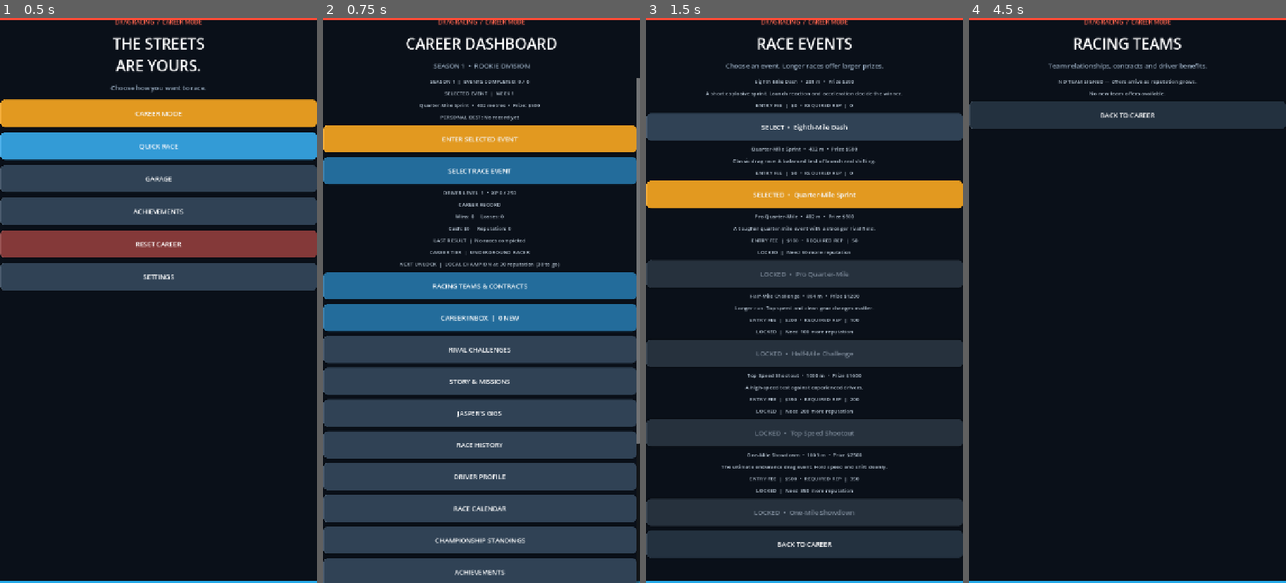
Above: before the commit, frames 1-4 (left to right).
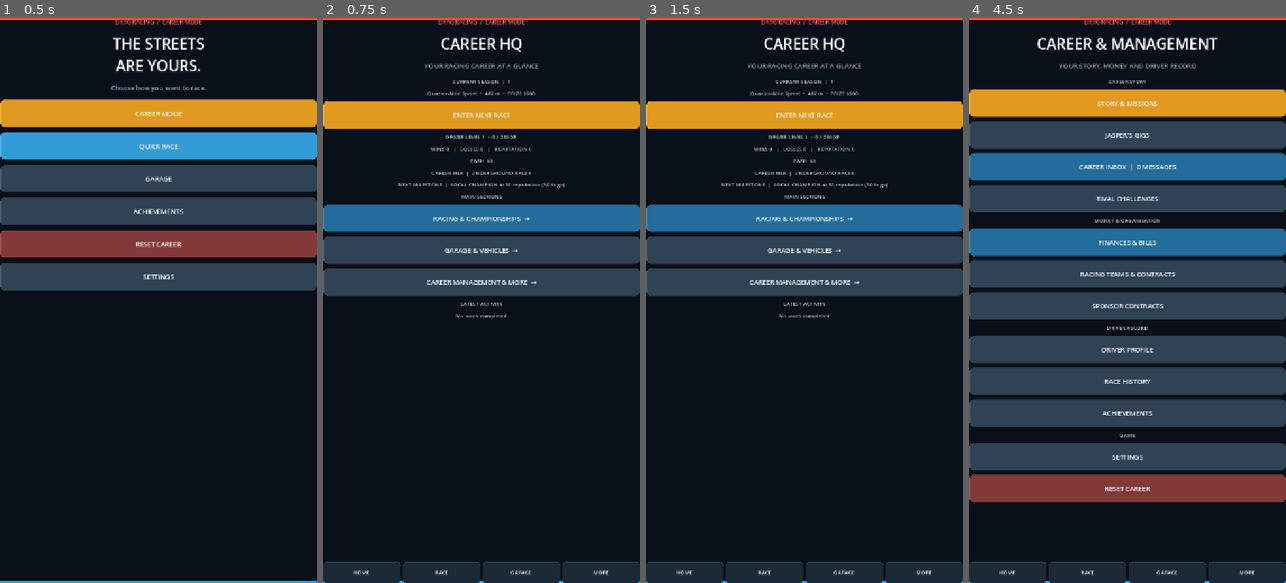
Above: after the commit, the same moments.

Repository: gleeshyyy/-Drag-Racing-Career
Game: Godot game, scene res://main.tscn
The game is run twice, just before and just after one commit, with the same random seed, the same clock (stepped at 60 frames per second) and the same inputs.
Inputs (mouse positions are in pixels of both pictures, inside the frame that each line leads up to):
- Up to frame 1 (0.5 s): no input
- Up to frame 2 (0.75 s): click "CAREER MODE" at 0.5 s
- Up to frame 3 (1.5 s): click (801, 170) at 1.25 s, where only the run before the commit has a clickable "SELECT RACE EVENT"
- Up to frame 4 (4.5 s): click (1127, 215) at 2 s, where only the run after the commit has a clickable "RACING & CHAMPIONSHIPS →"; click (1127, 102) at 2.75 s, where only the run after the commit has a clickable "CAREER RACE EVENTS"; click "BACK TO CAREER" at 3.5 s; click (1127, 283) at 4.25 s, where only the run after the commit has a clickable "CAREER MANAGEMENT & MORE →"

Frame 1 is identical in both runs. In frame 2, 73% of the frame differs, in the area x 0-100%, y 3-100%; in frame 3, 49%; in frame 4, 63%.

Commit message:
Redesign career navigation into clear mobile hubs

Diff:
--- a/main.gd
+++ b/main.gd
@@ -226,6 +226,7 @@
 var race_panel: VBoxContainer
 var menu_panel: VBoxContainer
 var section_panel: VBoxContainer
+var nav_panel: HBoxContainer
 var track_visual: DragTrack
 var track_title_label: Label
 
@@ -361,6 +362,23 @@
 	section_panel.add_theme_constant_override("separation", 10)
 	section_scroll.add_child(section_panel)
 	section_panel.hide()
+	nav_panel = HBoxContainer.new()
+	nav_panel.name = "BottomNavigation"
+	nav_panel.add_theme_constant_override("separation", 6)
+	nav_panel.size_flags_horizontal = Control.SIZE_EXPAND_FILL
+	root.add_child(nav_panel)
+	var home_nav := _make_nav_button("HOME", _show_career_dashboard)
+	nav_panel.add_child(home_nav)
+	var race_nav := _make_nav_button("RACE", _show_racing_hub)
+	nav_panel.add_child(race_nav)
+	var garage_nav := _make_nav_button("GARAGE", func():
+		garage_return_to_career = true
+		_show_garage()
+	)
+	nav_panel.add_child(garage_nav)
+	var more_nav := _make_nav_button("MORE", _show_more_hub)
+	nav_panel.add_child(more_nav)
+	nav_panel.hide()
 	race_panel = VBoxContainer.new()
 	race_panel.add_theme_constant_override("separation", 10)
 	root.add_child(race_panel)
@@ -451,6 +469,7 @@
 	race_active = false
 	race_panel.hide()
 	section_panel.hide()
+	nav_panel.hide()
 	menu_panel.show()
 	title_label.text = "THE STREETS\nARE YOURS."
 	status_label.text = "Choose how you want to race."
@@ -515,139 +534,166 @@
 	menu_panel.hide()
 	race_panel.hide()
 	section_panel.show()
-	title_label.text = "CAREER DASHBOARD"
-	status_label.text = "SEASON 1  •  ROOKIE DIVISION"
+	title_label.text = "CAREER HQ"
+	status_label.text = "YOUR RACING CAREER AT A GLANCE"
 	_clear_section()
+	_refresh_team_offers()
 	var event: Dictionary = _get_selected_event()
-	_add_section_label("SEASON %d  |  EVENTS COMPLETED: %d / %d" % [season_number, season_events_completed.size(), _event_catalog().size()])
-	_add_section_label("SELECTED EVENT  |  WEEK 1")
-	_add_section_label("%s  •  %d metres  •  Prize: $%s" % [race_event_name, int(event["distance"]), str(event["reward"])])
-	var best_time := float(personal_bests.get(selected_event_id, 0.0))
-	if best_time > 0.0:
-		_add_section_label("PERSONAL BEST: %.2f seconds" % best_time)
-	else:
-		_add_section_label("PERSONAL BEST: No record yet")
-	var event_button := _make_button("ENTER SELECTED EVENT", Color("#f5a623"))
-	event_button.pressed.connect(func():
+	_add_section_label("CURRENT SEASON  |  %d" % season_number)
+	_add_section_label("%s  •  %d m  •  PRIZE $%s" % [race_event_name, int(event["distance"]), str(event["reward"])])
+	var race_button := _make_button("ENTER NEXT RACE", Color("#f5a623"))
+	race_button.pressed.connect(func():
 		career_race = true
 		_start_race()
 	)
+	section_panel.add_child(race_button)
+	_add_section_label("DRIVER LEVEL %d  •  %d / 250 XP" % [_driver_level(), career_xp % 250])
+	_add_section_label("WINS %d   |   LOSSES %d   |   REPUTATION %d" % [career_wins, career_losses, career_reputation])
+	_add_section_label("CASH  $%s" % str(career_cash))
+	_add_section_label("CAREER TIER  |  %s" % _career_tier_name())
+	_add_section_label("NEXT MILESTONE  |  %s" % _next_career_tier_text())
+	_add_section_label("MAIN SECTIONS")
+	var race_hub_button := _make_button("RACING & CHAMPIONSHIPS  →", Color("#2675a8"))
+	race_hub_button.pressed.connect(_show_racing_hub)
+	section_panel.add_child(race_hub_button)
+	var garage_hub_button := _make_button("GARAGE & VEHICLES  →", Color("#34485d"))
+	garage_hub_button.pressed.connect(func():
+		garage_return_to_career = true
+		_show_garage()
+	)
+	section_panel.add_child(garage_hub_button)
+	var more_hub_button := _make_button("CAREER MANAGEMENT & MORE  →", Color("#34485d"))
+	more_hub_button.pressed.connect(_show_more_hub)
+	section_panel.add_child(more_hub_button)
+	_add_section_label("LATEST ACTIVITY")
+	_add_section_label(last_result)
+	if career_inbox.size() > 0:
+		_add_section_label("INBOX  |  %d message(s) waiting" % career_inbox.size())
+	if last_career_notification != "":
+		_add_section_label(last_career_notification)
+
+func _show_racing_hub() -> void:
+	menu_panel.hide()
+	race_panel.hide()
+	section_panel.show()
+	title_label.text = "RACE CONTROL"
+	status_label.text = "EVENTS, CHAMPIONSHIPS AND COMPETITION"
+	_clear_section()
+	_add_section_label("START RACING")
+	var event_button := _make_button("CAREER RACE EVENTS", Color("#f5a623"))
+	event_button.pressed.connect(_show_event_selection)
 	section_panel.add_child(event_button)
-	var choose_event_button := _make_button("SELECT RACE EVENT", Color("#2675a8"))
-	choose_event_button.add_theme_color_override("font_color", Color.WHITE)
-	choose_event_button.pressed.connect(_show_event_selection)
-	section_panel.add_child(choose_event_button)
-	_refresh_team_offers()
-	_add_section_label("DRIVER LEVEL  %d  •  XP %d / %d" % [_driver_level(), career_xp % 250, 250])
-	_add_section_label("CAREER RECORD")
-	_add_section_label("Wins: %d     Losses: %d" % [career_wins, career_losses])
-	_add_section_label("Cash: $%s     Reputation: %d" % [str(career_cash), career_reputation])
-	_add_section_label("LAST RESULT  |  " + last_result)
-	_add_section_label("CAREER TIER  |  %s" % _career_tier_name())
-	_add_section_label("NEXT UNLOCK  |  %s" % _next_career_tier_text())
+	var quick_button := _make_button("QUICK RACE  |  AI MATCHMAKING", Color("#2675a8"))
+	quick_button.pressed.connect(_show_quick_matchmaking)
+	section_panel.add_child(quick_button)
+	_add_section_label("CHAMPIONSHIPS & RESULTS")
+	var standings_button := _make_button("ROOKIE CHAMPIONSHIP STANDINGS", Color("#34485d"))
+	standings_button.pressed.connect(_show_standings)
+	section_panel.add_child(standings_button)
+	var calendar_button := _make_button("RACE CALENDAR", Color("#34485d"))
+	calendar_button.pressed.connect(_show_calendar)
+	section_panel.add_child(calendar_button)
+	var season_button := _make_button("SEASON STANDINGS", Color("#34485d"))
+	season_button.pressed.connect(_show_season_standings)
+	section_panel.add_child(season_button)
+	var rivals_button := _make_button("RIVALS & DRIVER RECORDS", Color("#34485d"))
+	rivals_button.pressed.connect(_show_rivals)
+	section_panel.add_child(rivals_button)
+	var challenge_button := _make_button("RIVAL CHALLENGES", Color("#34485d"))
+	challenge_button.pressed.connect(_show_rival_challenges)
+	section_panel.add_child(challenge_button)
 	if professional_license:
-		var pro_circuit_button := _make_button("PROFESSIONAL CIRCUIT", Color("#c17a28"))
-		pro_circuit_button.pressed.connect(_show_professional_circuit)
-		section_panel.add_child(pro_circuit_button)
-		var pro_standings_button := _make_button("PROFESSIONAL STANDINGS", Color("#34485d"))
-		pro_standings_button.add_theme_color_override("font_color", Color.WHITE)
-		pro_standings_button.pressed.connect(_show_professional_standings)
-		section_panel.add_child(pro_standings_button)
-		var team_standings_button := _make_button("TEAM CHAMPIONSHIP", Color("#34485d"))
-		team_standings_button.add_theme_color_override("font_color", Color.WHITE)
-		team_standings_button.pressed.connect(_show_professional_team_standings)
-		section_panel.add_child(team_standings_button)
+		_add_section_label("PROFESSIONAL DIVISION")
+		var pro_button := _make_button("PROFESSIONAL CIRCUIT", Color("#c17a28"))
+		pro_button.pressed.connect(_show_professional_circuit)
+		section_panel.add_child(pro_button)
+		var pro_standings := _make_button("PROFESSIONAL STANDINGS", Color("#34485d"))
+		pro_standings.pressed.connect(_show_professional_standings)
+		section_panel.add_child(pro_standings)
+		var pro_team := _make_button("PRO TEAM CHAMPIONSHIP", Color("#34485d"))
+		pro_team.pressed.connect(_show_professional_team_standings)
+		section_panel.add_child(pro_team)
+	if national_pathway_unlocked:
+		_add_section_label("NATIONAL DIVISION")
+		var national_button := _make_button("NATIONAL CHAMPIONSHIP", Color("#c17a28"))
+		national_button.pressed.connect(_show_national_championship)
+		section_panel.add_child(national_button)
+		var national_standings := _make_button("NATIONAL STANDINGS", Color("#34485d"))
+		national_standings.pressed.connect(_show_national_standings)
+		section_panel.add_child(national_standings)
+		var national_team := _make_button("NATIONAL TEAM CHAMPIONSHIP", Color("#34485d"))
+		national_team.pressed.connect(_show_national_team_standings)
+		section_panel.add_child(national_team)
 	if international_pathway_unlocked:
+		_add_section_label("INTERNATIONAL DIVISION")
 		var international_button := _make_button("INTERNATIONAL CHAMPIONSHIP", Color("#c17a28"))
 		international_button.pressed.connect(_show_international_championship)
 		section_panel.add_child(international_button)
+		var international_standings := _make_button("INTERNATIONAL STANDINGS", Color("#34485d"))
+		international_standings.pressed.connect(_show_international_standings)
+		section_panel.add_child(international_standings)
+		var international_team := _make_button("WORLD TEAM CHAMPIONSHIP", Color("#34485d"))
+		international_team.pressed.connect(_show_international_team_standings)
+		section_panel.add_child(international_team)
 	if superstar_pathway_unlocked:
+		_add_section_label("GLOBAL LEGENDS")
 		var superstar_button := _make_button("SUPERSTAR CHAMPIONSHIP", Color("#d6a52d"))
 		superstar_button.pressed.connect(_show_superstar_championship)
 		section_panel.add_child(superstar_button)
+		var superstar_standings := _make_button("LEGENDS STANDINGS", Color("#34485d"))
+		superstar_standings.pressed.connect(_show_superstar_standings)
+		section_panel.add_child(superstar_standings)
 		var hall_button := _make_button("GLOBAL HALL OF FAME", Color("#34485d"))
-		hall_button.add_theme_color_override("font_color", Color.WHITE)
 		hall_button.pressed.connect(_show_global_hall_of_fame)
 		section_panel.add_child(hall_button)
-	if national_pathway_unlocked:
-		var national_button := _make_button("NATIONAL CHAMPIONSHIP", Color("#c17a28"))
-		national_button.pressed.connect(_show_national_championship)
-		section_panel.add_child(national_button)
-		var national_standings_button := _make_button("NATIONAL STANDINGS", Color("#34485d"))
-		national_standings_button.add_theme_color_override("font_color", Color.WHITE)
-		national_standings_button.pressed.connect(_show_national_standings)
-		section_panel.add_child(national_standings_button)
-		var national_teams_button := _make_button("NATIONAL TEAM CHAMPIONSHIP", Color("#34485d"))
-		national_teams_button.add_theme_color_override("font_color", Color.WHITE)
-		national_teams_button.pressed.connect(_show_national_team_standings)
-		section_panel.add_child(national_teams_button)
-	var teams_button := _make_button("RACING TEAMS & CONTRACTS", Color("#2675a8"))
-	teams_button.add_theme_color_override("font_color", Color.WHITE)
-	teams_button.pressed.connect(_show_team_management)
-	section_panel.add_child(teams_button)
-	var inbox_button := _make_button("CAREER INBOX  |  %d NEW" % career_inbox.size(), Color("#2675a8"))
-	inbox_button.add_theme_color_override("font_color", Color.WHITE)
+
+func _show_more_hub() -> void:
+	menu_panel.hide()
+	race_panel.hide()
+	section_panel.show()
+	title_label.text = "CAREER & MANAGEMENT"
+	status_label.text = "YOUR STORY, MONEY AND DRIVER RECORD"
+	_clear_section()
+	_add_section_label("CAREER STORY")
+	var story_button := _make_button("STORY & MISSIONS", Color("#f5a623"))
+	story_button.pressed.connect(_show_story_missions)
+	section_panel.add_child(story_button)
+	var jobs_button := _make_button("JASPER'S GIGS", Color("#34485d"))
+	jobs_button.pressed.connect(_show_jasper_jobs)
+	section_panel.add_child(jobs_button)
+	var inbox_button := _make_button("CAREER INBOX  |  %d MESSAGES" % career_inbox.size(), Color("#2675a8"))
 	inbox_button.pressed.connect(_show_career_inbox)
 	section_panel.add_child(inbox_button)
 	var challenge_button := _make_button("RIVAL CHALLENGES", Color("#34485d"))
-	challenge_button.add_theme_color_override("font_color", Color.WHITE)
 	challenge_button.pressed.connect(_show_rival_challenges)
 	section_panel.add_child(challenge_button)
-	var story_button := _make_button("STORY & MISSIONS", Color("#34485d"))
-	story_button.add_theme_color_override("font_color", Color.WHITE)
-	story_button.pressed.connect(_show_story_missions)
-	section_panel.add_child(story_button)
-	var jobs_button := _make_button("JASPER'S GIGS", Color("#34485d"))
-	jobs_button.add_theme_color_override("font_color", Color.WHITE)
-	jobs_button.pressed.connect(_show_jasper_jobs)
-	section_panel.add_child(jobs_button)
+	_add_section_label("MONEY & ORGANISATION")
+	var finance_button := _make_button("FINANCES & BILLS", Color("#2675a8"))
+	finance_button.pressed.connect(_show_finances)
+	section_panel.add_child(finance_button)
+	var teams_button := _make_button("RACING TEAMS & CONTRACTS", Color("#34485d"))
+	teams_button.pressed.connect(_show_team_management)
+	section_panel.add_child(teams_button)
+	var sponsors_button := _make_button("SPONSOR CONTRACTS", Color("#34485d"))
+	sponsors_button.pressed.connect(_show_sponsor_contracts)
+	section_panel.add_child(sponsors_button)
+	_add_section_label("DRIVER RECORD")
+	var profile_button := _make_button("DRIVER PROFILE", Color("#34485d"))
+	profile_button.pressed.connect(_show_driver_profile)
+	section_panel.add_child(profile_button)
 	var history_button := _make_button("RACE HISTORY", Color("#34485d"))
-	history_button.add_theme_color_override("font_color", Color.WHITE)
 	history_button.pressed.connect(_show_race_history)
 	section_panel.add_child(history_button)
-	var profile_button := _make_button("DRIVER PROFILE", Color("#34485d"))
-	profile_button.add_theme_color_override("font_color", Color.WHITE)
-	profile_button.pressed.connect(_show_driver_profile)
-	section_panel.add_child(profile_button)
-	var calendar_button := _make_button("RACE CALENDAR", Color("#34485d"))
-	calendar_button.add_theme_color_override("font_color", Color.WHITE)
-	calendar_button.pressed.connect(_show_calendar)
-	section_panel.add_child(calendar_button)
-	var standings_button := _make_button("CHAMPIONSHIP STANDINGS", Color("#34485d"))
-	standings_button.add_theme_color_override("font_color", Color.WHITE)
-	standings_button.pressed.connect(_show_standings)
-	section_panel.add_child(standings_button)
 	var achievements_button := _make_button("ACHIEVEMENTS", Color("#34485d"))
-	achievements_button.add_theme_color_override("font_color", Color.WHITE)
 	achievements_button.pressed.connect(_show_achievements)
 	section_panel.add_child(achievements_button)
-	var sponsor_button := _make_button("SPONSOR CONTRACTS", Color("#34485d"))
-	sponsor_button.add_theme_color_override("font_color", Color.WHITE)
-	sponsor_button.pressed.connect(_show_sponsor_contracts)
-	section_panel.add_child(sponsor_button)
-	var season_button := _make_button("SEASON STANDINGS", Color("#34485d"))
-	season_button.add_theme_color_override("font_color", Color.WHITE)
-	season_button.pressed.connect(_show_season_standings)
-	section_panel.add_child(season_button)
-	var rivals_button := _make_button("RIVALS", Color("#34485d"))
-	rivals_button.add_theme_color_override("font_color", Color.WHITE)
-	rivals_button.pressed.connect(_show_rivals)
-	section_panel.add_child(rivals_button)
-	var garage_button := _make_button("GARAGE", Color("#34485d"))
-	garage_button.add_theme_color_override("font_color", Color.WHITE)
-	garage_button.pressed.connect(func():
-		garage_return_to_career = true
-		_show_garage()
-	)
-	section_panel.add_child(garage_button)
-	var finances_button := _make_button("FINANCES", Color("#34485d"))
-	finances_button.add_theme_color_override("font_color", Color.WHITE)
-	finances_button.pressed.connect(_show_finances)
-	section_panel.add_child(finances_button)
-	var back_button := _make_button("MAIN MENU", Color("#263545"))
-	back_button.add_theme_color_override("font_color", Color.WHITE)
-	back_button.pressed.connect(_show_menu)
-	section_panel.add_child(back_button)
+	_add_section_label("GAME")
+	var settings_button := _make_button("SETTINGS", Color("#34485d"))
+	settings_button.pressed.connect(_show_settings)
+	section_panel.add_child(settings_button)
+	var reset_button := _make_button("RESET CAREER", Color("#8f3e3e"))
+	reset_button.pressed.connect(_show_reset_career_confirmation)
+	section_panel.add_child(reset_button)
 
 func _car_catalog() -> Array:
 	return [
@@ -2640,6 +2686,7 @@
 	section_panel.add_child(back_button)
 
 func _clear_section() -> void:
+	nav_panel.show()
 	for child in section_panel.get_children():
 		section_panel.remove_child(child)
 		child.queue_free()
@@ -2749,6 +2796,7 @@
 	race_countdown_active = true
 	section_panel.show()
 	menu_panel.hide()
+	nav_panel.hide()
 	race_panel.hide()
 	if career_race:
 		var event: Dictionary = _get_superstar_event() if superstar_championship_active else (_get_international_event() if i …(185 unchanged characters)…
@@ -3469,6 +3517,31 @@
 	player.finished.connect(player.queue_free)
 	player.play()
 
+func _make_nav_button(caption: String, callback: Callable) -> Button:
+	var button := Button.new()
+	button.text = caption
+	button.custom_minimum_size = Vector2(0, 48)
+	button.size_flags_horizontal = Control.SIZE_EXPAND_FILL
+	button.add_theme_font_size_override("font_size", 12)
+	button.add_theme_color_override("font_color", Color("#f4f7fb"))
+	var style := StyleBoxFlat.new()
+	style.bg_color = Color("#1b2938")
+	style.border_width_top = 2
+	style.border_color = Color("#40556b")
+	style.set_content_margin_all(5)
+	style.corner_radius_top_left = 7
+	style.corner_radius_top_right = 7
+	style.corner_radius_bottom_left = 7
+	style.corner_radius_bottom_right = 7
+	button.add_theme_stylebox_override("normal", style)
+	var hover := style.duplicate()
+	hover.bg_color = Color("#34485d")
+	hover.border_color = Color("#f5a623")
+	button.add_theme_stylebox_override("hover", hover)
+	button.add_theme_stylebox_override("pressed", hover)
+	button.pressed.connect(callback)
+	return button
+
 func _make_button(caption: String, fill: Color) -> Button:
 	var button := Button.new()
 	button.text = caption
